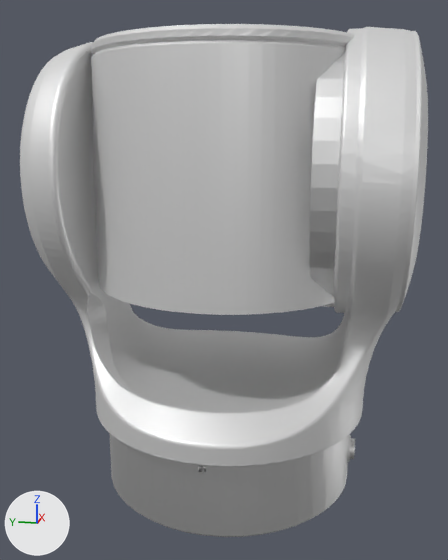
Two versions of the glTF model m6_ccs_description/meshes/link7.glb, one commit apart.
Rendered twice from a camera (50 mm lens) standing at (-0.1781, -0.034, 0.0131) and looking at (-0.0009, 0.0015, -0.0312). Lighting does not change. The marker at lower left points along +X, +Y and +Z. The older version comes first. Where no turn or scale is listed for an object, it has been applied to the vertices.

In view in the first picture: 'Link6', 'Link7'.
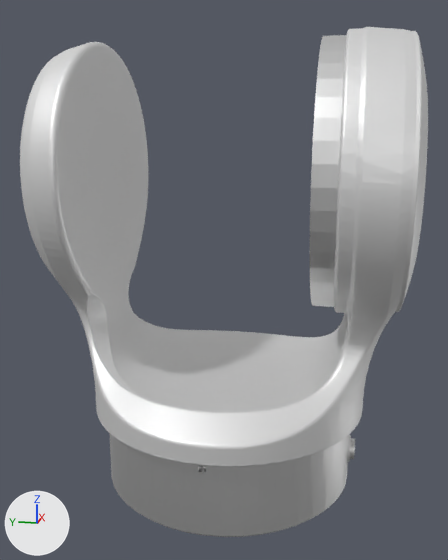
Patch to the scene script:
```diff
--- a/m6_ccs_description/meshes/link7.glb.py
+++ b/m6_ccs_description/meshes/link7.glb.py
@@ ob_link6 @@
-ob_link6 = bpy.data.objects.new('Link6', me_link6)
-ob_link6.location = (0.0, 0.0, 0.0)
```

Where the change shows, as pixel boxes (x1, y1, x2, y2) in the pictures (448 x 560 px):
'Link6', deleted
    before: (91, 24, 354, 315)
